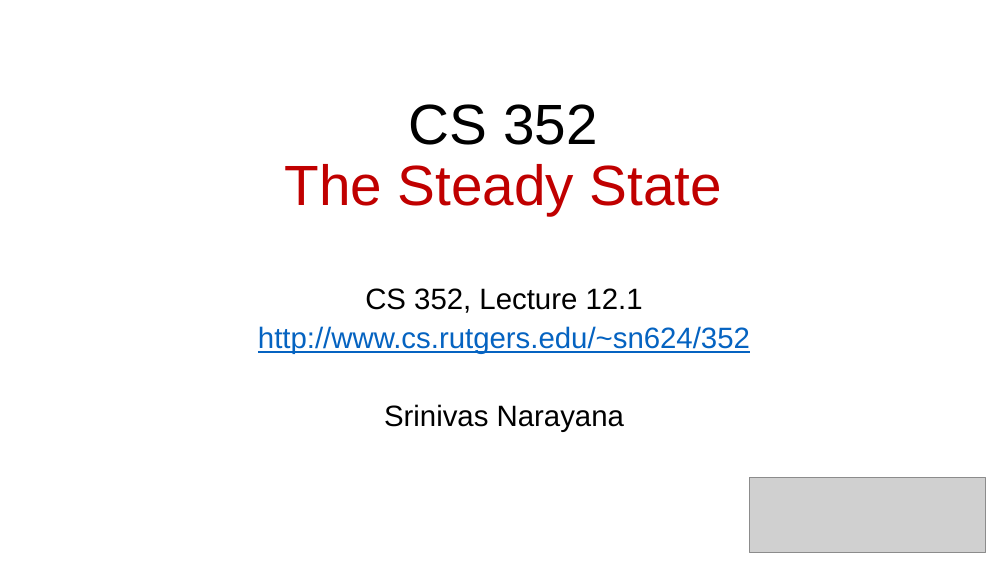
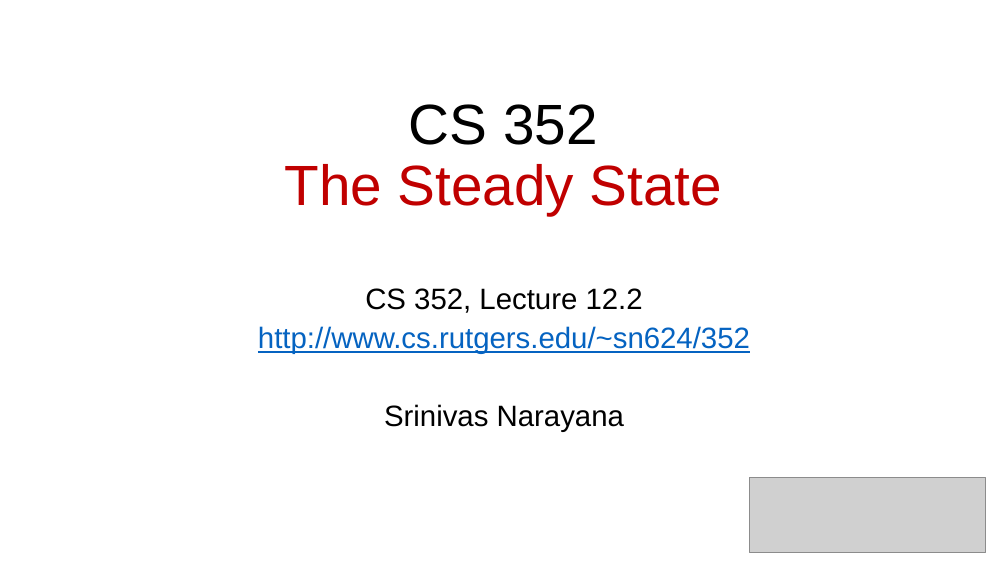
Before and after one commit to ngsrinivas/coursegen, a slide deck: slide 14 of ex/352-S21/staging/352-S21/lectures/transport-tcp-congestion-control-1.pptx (slide 1 before the commit). Drawn at 1008x567 pixels with LibreOffice and Linux fonts; fonts in the diff are those of the drawing; grey boxes stand for pictures. Boxes give left, top, right and bottom in pixels: in the first picture for what was removed or moved away, otherwise in the second. Text is boxed around its words. In the diff, an @@ line names an element or a change of style, - is before the commit and + after.

```diff
--- a/ex/352-S21/staging/352-S21/lectures/transport-tcp-congestion-control-1.pptx
+++ b/ex/352-S21/staging/352-S21/lectures/transport-tcp-congestion-control-1.pptx
@@ subtitle at box(365, 288, 643, 313): text changed @@
-CS 352, Lecture 12.1
+CS 352, Lecture 12.2
```
Also in this commit, not shown: 3 other slides changed, 12 slides added, 2 slides removed, 4 other files.
